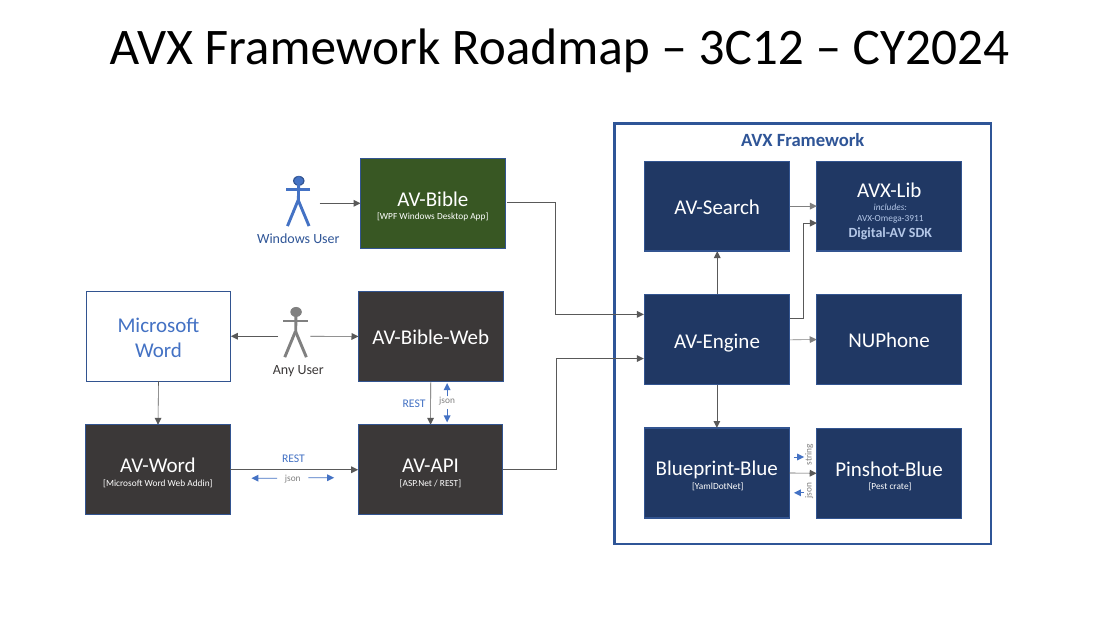
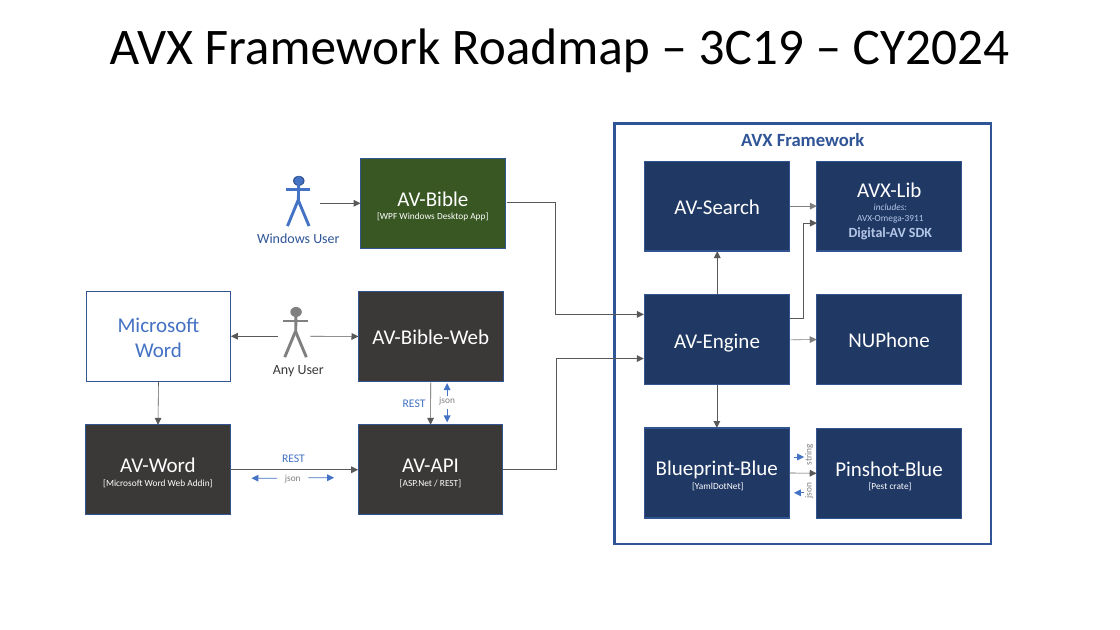
Before and after one commit to kwonus/AV-Engine, a slide deck: slide 4 of AVX-Framework.pptx. Drawn at 1120x630 pixels with LibreOffice and Linux fonts; fonts in the diff are those of the drawing. Boxes give left, top, right and bottom in pixels: in the first picture for what was removed or moved away, otherwise in the second. Text is boxed around its words. In the diff, an @@ line names an element or a change of style, - is before the commit and + after.

Commit message:
Update the roadmap diagrams

```diff
--- a/AVX-Framework.pptx
+++ b/AVX-Framework.pptx
@@ title at bbox=[110, 28, 1009, 73]: text changed @@
-AVX Framework Roadmap – 3C12 – CY2024
+AVX Framework Roadmap – 3C19 – CY2024
```
Also in this commit, not shown: 3 other slides changed, 3 slides removed.
